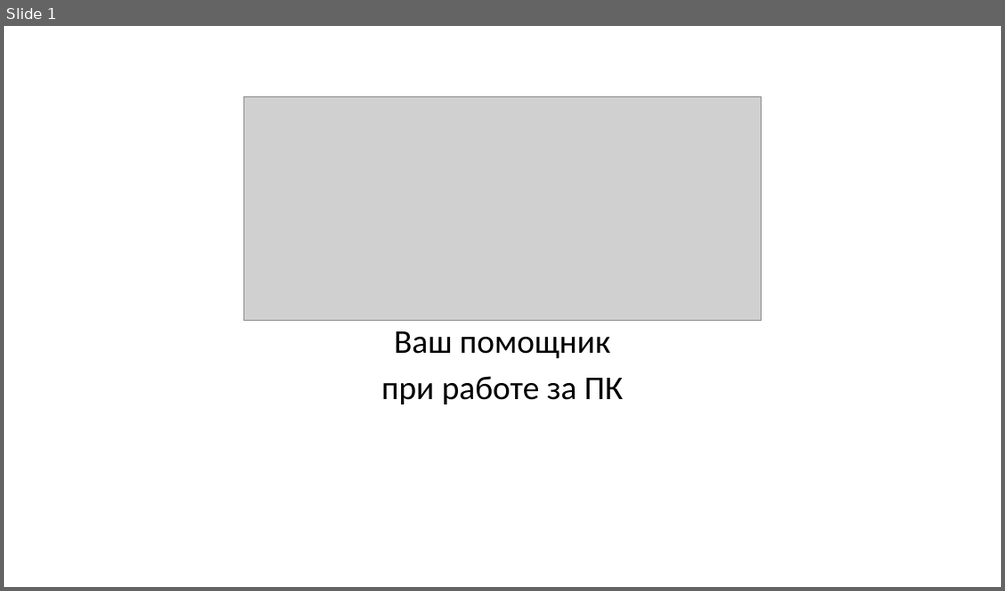
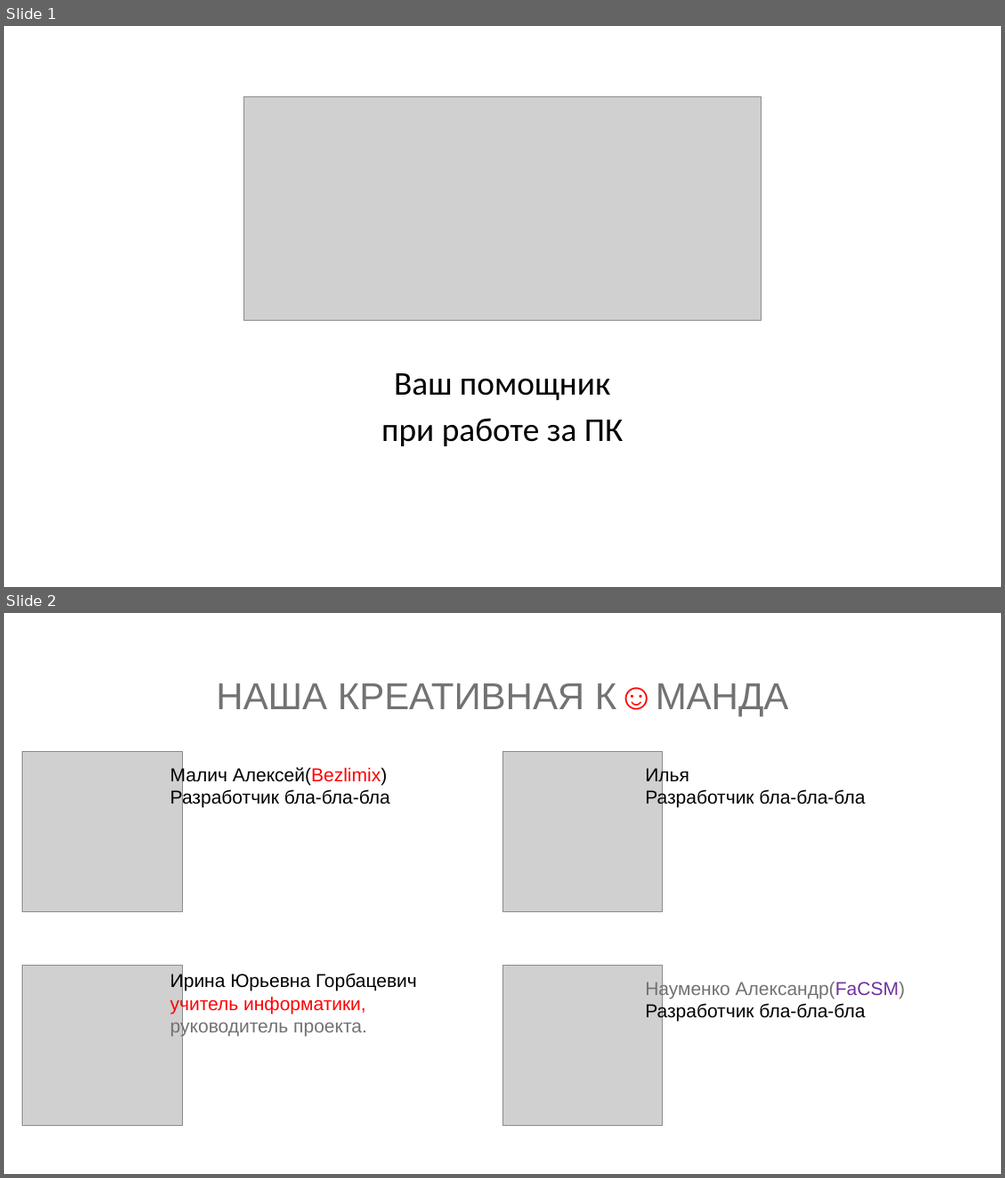
Before and after one commit to bezlimix/BFdeck, a slide deck: Презентация1.pptx. Shown one above the other, each under a label of ours: slide 1 before the commit, slides 1 and 2 after it. The pictures are 1005x591 and 1005x1178 pixels, drawn with LibreOffice and Linux fonts; fonts in the diff are those of the drawing; grey boxes stand for pictures. Boxes give left, top, right and bottom in pixels: in the first picture for what was removed or moved away, otherwise in the second. Text is boxed around its words. In the diff, an @@ line names an element or a change of style, - is before the commit and + after.

```diff
--- a/Презентация1.pptx
+++ b/Презентация1.pptx
@@ slide 2 added at (x1=4, y1=613, x2=1001, y2=1174), background #FFFFFF @@
@@ title added at (x1=216, y1=683, x2=789, y2=716), 36 pt, text #727271 @@
+НАША КРЕАТИВНАЯ К☺МАНДА
@@ picture added at (x1=22, y1=751, x2=182, y2=911) @@
@@ text added at (x1=170, y1=766, x2=390, y2=807), 18 pt, text #000000 @@
+Малич Алексей(Bezlimix)
+Разработчик бла-бла-бла
@@ picture added at (x1=502, y1=751, x2=663, y2=911) @@
@@ text added at (x1=645, y1=766, x2=865, y2=807), 18 pt, text #000000 @@
+Илья
+Разработчик бла-бла-бла
@@ picture added at (x1=22, y1=965, x2=182, y2=1126) @@
@@ text added at (x1=170, y1=973, x2=417, y2=1036), 18 pt, text #000000 @@
+Ирина Юрьевна Горбацевич
+учитель информатики,
+руководитель проекта.
@@ picture added at (x1=502, y1=965, x2=663, y2=1126) @@
@@ text added at (x1=645, y1=980, x2=905, y2=1022), 18 pt, text #000000 @@
+Науменко Александр(FaCSM)
+Разработчик бла-бла-бла
@@ slide 1 changed as well @@
@@ subtitle "Ваш помощник" moved from (x1=381, y1=331, x2=623, y2=404) to (x1=381, y1=373, x2=623, y2=446) @@
```
Also in this commit, not shown: 3 other slides added, 1 slide removed.
